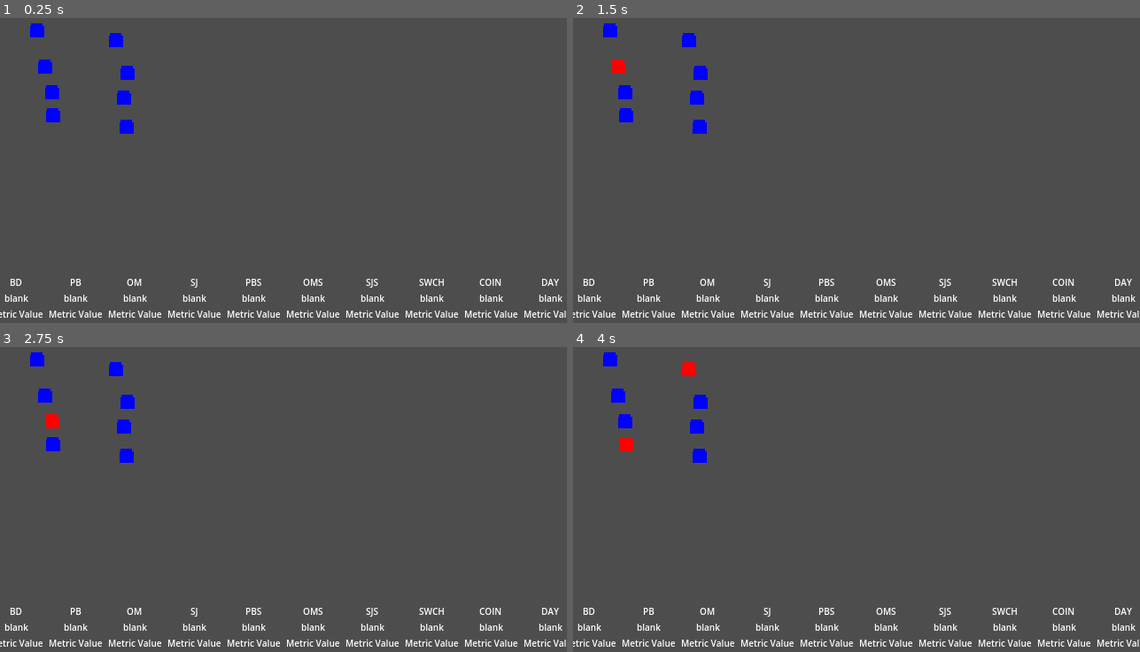
Above: before the commit, frames 1-4 (two rows, left to right).
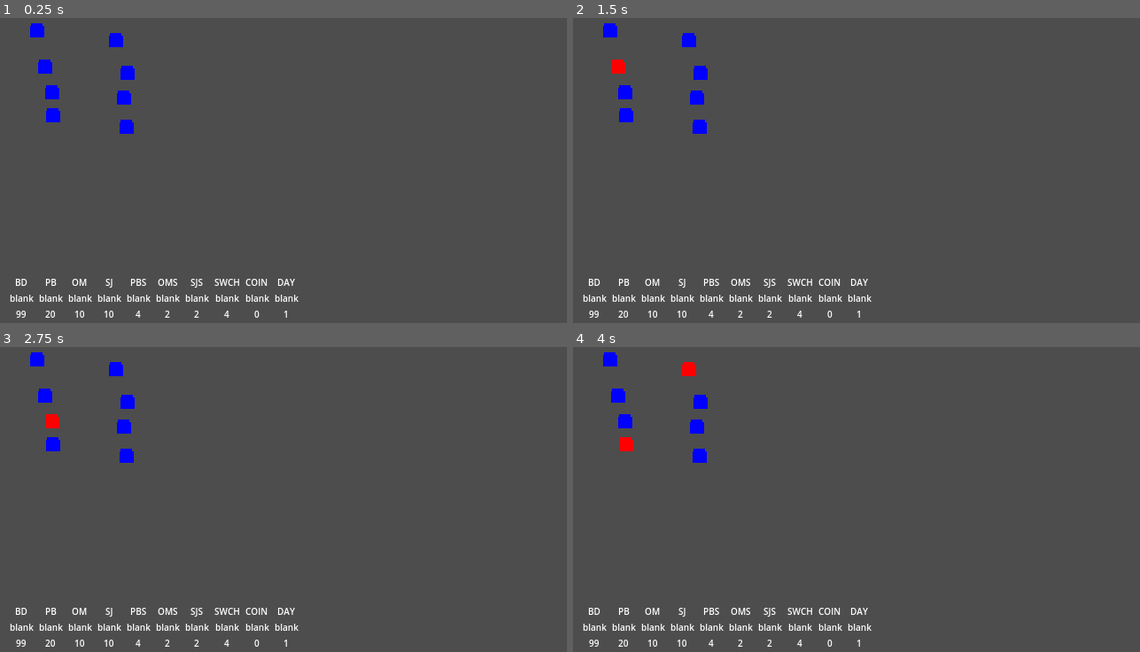
Above: after the commit, the same moments.

Repository: pocket-country/PBJ
Game: Godot game, scene res://Game_Root.tscn
Two runs of this game, one before a commit and one after it. Both use one fixed random seed, a clock stepped at 60 frames per second and the inputs below.
Inputs (mouse positions are in pixels of both pictures, inside the frame that each line leads up to):
- Up to frame 1 (0.25 s): no input
- Up to frame 2 (1.5 s): tap Enter at 0.5 s; move the mouse to (612, 30) at 0.52 s; click (612, 30) at 0.67 s; tap Space at 1.25 s; move the mouse to (618, 66) at 1.27 s; click (618, 66) at 1.42 s
- Up to frame 3 (2.75 s): tap Enter at 2 s; move the mouse to (51, 420) at 2.02 s; click (51, 420) at 2.17 s
- Up to frame 4 (4 s): tap Space at 2.75 s; move the mouse to (624, 444) at 2.77 s; click (624, 444) at 2.92 s; tap Enter at 3.5 s; move the mouse to (686, 368) at 3.52 s; click (686, 368) at 3.67 s

The runs differ from the first frame. In frame 1, 2.8% of the frame differs, in the area x 0-100%, y 85-99%; in frame 2, 2.8%; in frame 3, 2.8%; in frame 4, 2.8%.
Error before the commit: Invalid access of index '4' on a base object of type: 'Array[Node]'. (res://game_world.gd:72)
Error after the commit: Out of bounds get index '4' (on base: 'Array[Node]') (res://gw.gd:104)

Commit message:
WIP Metric Handling refactor - code feels much better

Diff:
--- a/Game_Root.tscn
+++ b/Game_Root.tscn
@@ -5,7 +5,7 @@
 [ext_resource type="Texture2D" uid="uid://ccm01am80sq2x" path="res://pb_slice.png" id="1_dblqq"]
 [ext_resource type="Script" uid="uid://duv4j7x7eii4o" path="res://game_root.gd" id="1_p6n2f"]
 [ext_resource type="Texture2D" uid="uid://cdan1jewi6dpw" path="res://marmalade_slice.png" id="2_7v5bd"]
-[ext_resource type="Script" uid="uid://c3eq3uq4anhca" path="res://game_world.gd" id="3_8r33m"]
+[ext_resource type="Script" uid="uid://c3eq3uq4anhca" path="res://gw.gd" id="3_8r33m"]
 [ext_resource type="Shader" uid="uid://ciyj8fm22li3n" path="res://slice_outline.gdshader" id="3_jc5sx"]
 [ext_resource type="Texture2D" uid="uid://boqxi1goo45gw" path="res://strawberry_slice.png" id="3_p6n2f"]
 [ext_resource type="Texture2D" uid="uid://rficg841bitc" path="res://sandwich.png" id="7_1s6cj"]
@@ -47,121 +47,121 @@
 [node name="GameRoot" type="Node"]
 script = ExtResource("1_p6n2f")
 
-[node name="GameWorld" type="Node2D" parent="."]
+[node name="GW" type="Node2D" parent="."]
 script = ExtResource("3_8r33m")
 
-[node name="Slice1" type="Area2D" parent="GameWorld" groups=["PeanutButter", "Slice"]]
+[node name="Slice1" type="Area2D" parent="GW" groups=["PeanutButter", "Slice"]]
 position = Vector2(42, 21)
 script = ExtResource("1_7v5bd")
 
-[node name="Toast" type="Sprite2D" parent="GameWorld/Slice1"]
+[node name="Toast" type="Sprite2D" parent="GW/Slice1"]
 material = SubResource("ShaderMaterial_1s6cj")
 texture = ExtResource("1_dblqq")
 
-[node name="CollisionShape2D" type="CollisionShape2D" parent="GameWorld/Slice1"]
+[node name="CollisionShape2D" type="CollisionShape2D" parent="GW/Slice1"]
 shape = SubResource("RectangleShape2D_dblqq")
 
-[node name="Slice2" type="Area2D" parent="GameWorld" groups=["PeanutButter", "Slice"]]
+[node name="Slice2" type="Area2D" parent="GW" groups=["PeanutButter", "Slice"]]
 position = Vector2(51, 62)
 script = ExtResource("1_7v5bd")
 
-[node name="Toast" type="Sprite2D" parent="GameWorld/Slice2"]
+[node name="Toast" type="Sprite2D" parent="GW/Slice2"]
 material = SubResource("ShaderMaterial_c2j4q")
 texture = ExtResource("1_dblqq")
 
-[node name="CollisionShape2D" type="CollisionShape2D" parent="GameWorld/Slice2"]
+[node name="CollisionShape2D" type="CollisionShape2D" parent="GW/Slice2"]
 shape = SubResource("RectangleShape2D_7v5bd")
 
-[node name="Slice3" type="Area2D" parent="GameWorld" groups=["PeanutButter", "Slice"]]
+[node name="Slice3" type="Area2D" parent="GW" groups=["PeanutButter", "Slice"]]
 position = Vector2(59, 91)
 script = ExtResource("1_7v5bd")
 
-[node name="Toast" type="Sprite2D" parent="GameWorld/Slice3"]
+[node name="Toast" type="Sprite2D" parent="GW/Slice3"]
 material = SubResource("ShaderMaterial_c2j4q")
 texture = ExtResource("1_dblqq")
 
-[node name="CollisionShape2D" type="CollisionShape2D" parent="GameWorld/Slice3"]
+[node name="CollisionShape2D" type="CollisionShape2D" parent="GW/Slice3"]
 shape = SubResource("RectangleShape2D_p6n2f")
 
-[node name="Slice4" type="Area2D" parent="GameWorld" groups=["PeanutButter", "Slice"]]
+[node name="Slice4" type="Area2D" parent="GW" groups=["PeanutButter", "Slice"]]
 position = Vector2(60, 117)
 script = ExtResource("1_7v5bd")
 
-[node name="Toast" type="Sprite2D" parent="GameWorld/Slice4"]
+[node name="Toast" type="Sprite2D" parent="GW/Slice4"]
 material = SubResource("ShaderMaterial_c2j4q")
 texture = ExtResource("1_dblqq")
 
-[node name="CollisionShape2D" type="CollisionShape2D" parent="GameWorld/Slice4"]
+[node name="CollisionShape2D" type="CollisionShape2D" parent="GW/Slice4"]
 position = Vector2(0, 0.5)
 shape = SubResource("RectangleShape2D_jc5sx")
 
-[node name="Slice5" type="Area2D" parent="GameWorld" groups=["Marmalade", "Slice"]]
+[node name="Slice5" type="Area2D" parent="GW" groups=["Marmalade", "Slice"]]
 position = Vector2(131, 32)
 script = ExtResource("1_7v5bd")
 
-[node name="Toast" type="Sprite2D" parent="GameWorld/Slice5"]
+[node name="Toast" type="Sprite2D" parent="GW/Slice5"]
 material = SubResource("ShaderMaterial_c2j4q")
 texture = ExtResource("2_7v5bd")
 
-[node name="CollisionShape2D" type="CollisionShape2D" parent="GameWorld/Slice5" groups=["Marmalade"]]
+[node name="CollisionShape2D" type="CollisionShape2D" parent="GW/Slice5" groups=["Marmalade"]]
 shape = SubResource("RectangleShape2D_1s6cj")
 
-[node name="Slice6" type="Area2D" parent="GameWorld" groups=["Marmalade", "Slice"]]
+[node name="Slice6" type="Area2D" parent="GW" groups=["Marmalade", "Slice"]]
 position = Vector2(144, 69)
 script = ExtResource("1_7v5bd")
 
-[node name="Toast" type="Sprite2D" parent="GameWorld/Slice6" groups=["Marmalade"]]
+[node name="Toast" type="Sprite2D" parent="GW/Slice6" groups=["Marmalade"]]
 material = SubResource("ShaderMaterial_c2j4q")
 texture = ExtResource("2_7v5bd")
 
-[node name="CollisionShape2D" type="CollisionShape2D" parent="GameWorld/Slice6" groups=["Marmalade"]]
+[node name="CollisionShape2D" type="CollisionShape2D" parent="GW/Slice6" groups=["Marmalade"]]
 position = Vector2(0.5, 0)
 shape = SubResource("RectangleShape2D_c2j4q")
 
-[node name="Slice7" type="Area2D" parent="GameWorld" groups=["Slice", "Strawberry"]]
+[node name="Slice7" type="Area2D" parent="GW" groups=["Slice", "Strawberry"]]
 position = Vector2(140, 97)
 script = ExtResource("1_7v5bd")
 
-[node name="Toast" type="Sprite2D" parent="GameWorld/Slice7"]
+[node name="Toast" type="Sprite2D" parent="GW/Slice7"]
 material = SubResource("ShaderMaterial_c2j4q")
 texture = ExtResource("3_p6n2f")
 
-[node name="CollisionShape2D" type="CollisionShape2D" parent="GameWorld/Slice7"]
+[node name="CollisionShape2D" type="CollisionShape2D" parent="GW/Slice7"]
 shape = SubResource("RectangleShape2D_8r33m")
 
-[node name="Slice8" type="Area2D" parent="GameWorld" groups=["Slice", "Strawberry"]]
+[node name="Slice8" type="Area2D" parent="GW" groups=["Slice", "Strawberry"]]
 position = Vector2(143, 130)
 script = ExtResource("1_7v5bd")
 
-[node name="Toast" type="Sprite2D" parent="GameWorld/Slice8" groups=["Strawberry"]]
+[node name="Toast" type="Sprite2D" parent="GW/Slice8" groups=["Strawberry"]]
 material = SubResource("ShaderMaterial_c2j4q")
 texture = ExtResource("3_p6n2f")
 
-[node name="CollisionShape2D" type="CollisionShape2D" parent="GameWorld/Slice8" groups=["Strawberry"]]
+[node name="CollisionShape2D" type="CollisionShape2D" parent="GW/Slice8" groups=["Strawberry"]]
 shape = SubResource("RectangleShape2D_ped8m")
 
-[node name="Sando1" type="Area2D" parent="GameWorld" groups=["Sandwich"]]
+[node name="Sando1" type="Area2D" parent="GW" groups=["Sandwich"]]
 position = Vector2(240, 38)
 
-[node name="Sprite2D" type="Sprite2D" parent="GameWorld/Sando1"]
+[node name="Sprite2D" type="Sprite2D" parent="GW/Sando1"]
 texture = ExtResource("7_1s6cj")
 
-[node name="Sando2" type="Area2D" parent="GameWorld" groups=["Sandwich"]]
+[node name="Sando2" type="Area2D" parent="GW" groups=["Sandwich"]]
 position = Vector2(239, 71)
 
-[node name="Sprite2D" type="Sprite2D" parent="GameWorld/Sando2"]
+[node name="Sprite2D" type="Sprite2D" parent="GW/Sando2"]
 texture = ExtResource("7_1s6cj")
 
-[node name="Sando3" type="Area2D" parent="GameWorld" groups=["Sandwich"]]
+[node name="Sando3" type="Area2D" parent="GW" groups=["Sandwich"]]
 position = Vector2(243, 92)
 
-[node name="Sprite2D" type="Sprite2D" parent="GameWorld/Sando3"]
+[node name="Sprite2D" type="Sprite2D" parent="GW/Sando3"]
 texture = ExtResource("7_1s6cj")
 
-[node name="Sando4" type="Area2D" parent="GameWorld" groups=["Sandwich"]]
+[node name="Sando4" type="Area2D" parent="GW" groups=["Sandwich"]]
 position = Vector2(243, 128)
 
-[node name="Sprite2D" type="Sprite2D" parent="GameWorld/Sando4"]
+[node name="Sprite2D" type="Sprite2D" parent="GW/Sando4"]
 position = Vector2(-1, 0)
 texture = ExtResource("7_1s6cj")
 
--- a/game_root.gd
+++ b/game_root.gd
@@ -3,43 +3,46 @@
 ## Top level script.  Currently functioning a 'global space (no autoload)
 ##
 
-@onready var UI = $UI
+@onready var UI = $UI			#ref to UI which is really display
+@onready var GW = $GW			#ref to game world
 
-# note: all these variables correspond to metrics displayed on the status bar
-# we will rationalize nameing later ...
-# and 'balance' later
-# 1) four supply levels (unknown units)
-var bread: int = 99					# maybe make 99 a sentinal for infinite?
-var peanut_butter: int = 20;		#
-var marmalade: int = 10				# assumed to be orange marmalade
-var strawberry: int = 10			# assumed to be strawberry jam, not jelly!
-
-# 2) three intermediate product (slices) counts - number of object in game
-# (so controlled by game world logic)
-var pb_slices: int = 0
-var marmalade_slices: int = 0
-var strawberry_slices: int = 0
-
-# 3) two final outputs
-var sandwich_count: int = 0			# number of objects in game controled by game world
-var coins: int = 0					# no sales dynamic yet, placeholder
-
-# 4) day counter
-var day: int = 1					# currently placeholder
-
+# this translates maps all the weirdly named variables in game world to metric slots
+var metric_var_names: Dictionary[String, String] = {}
 
 
 func _ready():
-	pass
-	# initialize status bar display.  This really crys out for having
-	# all the metrics above in a dict with keys that match display node
-	# names, common guy! TODO
-	#UI.update_metric("BD", bread)
-	#UI.update_metric("PB", peanut_butter)
-	#UI.update_metric("OM", marmalade)
-	#UI.update_metric("SJ", strawberry)
-	#UI.update_metric("PBS", pb_slices)
-	#UI.update_metric("OMS", marmalade_slices)
-	#UI.update_metric("SJS", strawberry_slices)
-	#UI.update_metric("SWCH", sandwich_count)
-	#UI.update_metric("COIN", coins)
+	# set up mapping between UI metric display slots, standard names and
+	# idiosyncratic varable names in game world
+	for key in UI.status_bar_values.keys():
+		metric_var_names[key] = ""
+
+	# so this is the 'by hand' part that makes lines things up
+	# the only reason to copy the keys first ensure we are getting the
+	# keys based on node names (from UI setup)
+	# I admit this is a bit weird.  Could maybe name nodes in code for
+	# a code based single source of truth?  What happens when you code in a fever dream
+		metric_var_names["BD"] = "bread"
+		metric_var_names["PB"] = "peanut_butter"
+		metric_var_names["OM"] = "marmalade"
+		metric_var_names["SJ"] = "strawberry"
+		metric_var_names["PBS"] = "pb_slices"
+		metric_var_names["OMS"] = "marmalade_slices"
+		metric_var_names["SJS"] = "strawberry_slices"
+		metric_var_names["SWCH"] = "sandwich_count"
+		metric_var_names["COIN"] = "coins"
+		metric_var_names["DAY"] = "day"
+
+	# connect metric updated signal from game world
+	var error = GW.metric_changed.connect(update_status_bar)
+	if error != OK:
+		print("Error connecting signal: ", error)
+
+	# finally, init the status bar with whatever values we have
+	update_status_bar()
+
+
+func update_status_bar():
+	# names, common guy! TODO this can now be a loop
+	for key in metric_var_names:
+		UI.update_metric(key, GW.get(metric_var_names[key]))
+	# template === UI.update_metric("PB", peanut_butter)
--- a/game_world.gd
+++ b/gw.gd
@@ -1,9 +1,36 @@
 extends Node2D
 ##
-## Game World script.  Control game play, all display nodes etc.
+## Top Level Game World script.  Control game play, all display nodes etc.
 ##
 
+# emit when any variable representing a metric in the status bar changes
+# list of these can be found in game root _ready() code.
+signal metric_changed
+
+
 var game_root			# reference to our pseudo-autoload holding globals
+
+# all our working variables.  Correspondence to metrics handled in game root
+# note: all these variables correspond to metrics displayed on the status bar
+# we will rationalize nameing later ...
+# and 'balance' later
+# 1) four supply levels (unknown units)
+var bread: int = 99					# maybe make 99 a sentinal for infinite?
+var peanut_butter: int = 20;		#
+var marmalade: int = 10				# assumed to be orange marmalade
+var strawberry: int = 10			# assumed to be strawberry jam, not jelly!
+
+# 2) three intermediate product (slices) counts - number of object in game
+var pb_slices: int = 0
+var marmalade_slices: int = 0
+var strawberry_slices: int = 0
+
+# 3) two final outputs
+var sandwich_count: int = 0			# number of objects in game controled by game world
+var coins: int = 0					# no sales dynamic yet, placeholder
+
+# 4) day counter
+var day: int = 1					# currently placeholder
 
 # hold sandwiches.  We will generalize this later
 var sandwiches: Array = []
@@ -31,7 +58,12 @@
 	sandwiches = get_tree().get_nodes_in_group("Sandwich")
 	for sando in sandwiches:
 		sando.visible = false
-		game_root.sandwich_count += 1
+		sandwich_count += 1
+
+	# count statically placed slices
+	pb_slices = count_two_groups("PeanutButter", "Slice")
+	marmalade_slices = count_two_groups("Marmalade", "Slice")
+	strawberry_slices = count_two_groups("Strawberry", "Slice")
 
 	# init active slices
 	got_pb = null
@@ -69,9 +101,9 @@
 
 # This function resets the state after the animation/clearance
 func make_sandwich():
-	var current_sando = sandwiches[game_root.sandwich_count]
+	var current_sando = sandwiches[sandwich_count]
 	current_sando.visible = true
-	game_root.sandwich_count += 1
+	sandwich_count += 1
 
 	# deal with slices, hide them, set active to null etc.
 		# TODO that mouse thing?
@@ -82,3 +114,15 @@
 	got_j.deselect()
 	got_j.hide()
 	got_j = null
+
+# helper function to for now count and later maybe return a list
+# of nodes in two groups - ie pb & slice or marmalade and sandwich
+func count_two_groups(group_a: String, group_b: String):
+	var both_nodes = []
+	var group_a_nodes = get_tree().get_nodes_in_group(group_a)
+
+	for node in group_a_nodes:
+		if node.is_in_group(group_b):
+			both_nodes.append(node)
+
+	return both_nodes.size()
Renamed: game_world.gd.uid -> gw.gd.uid
